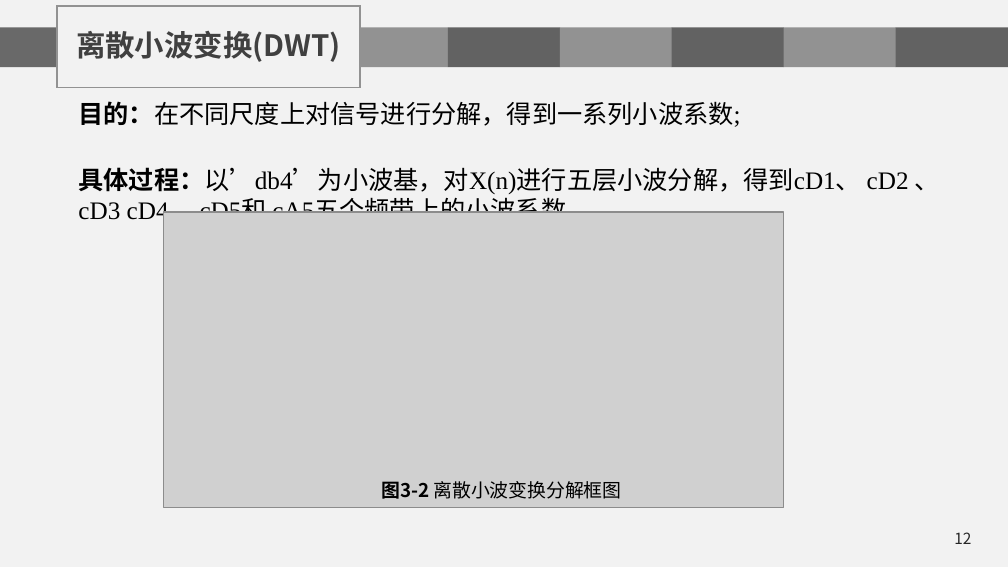
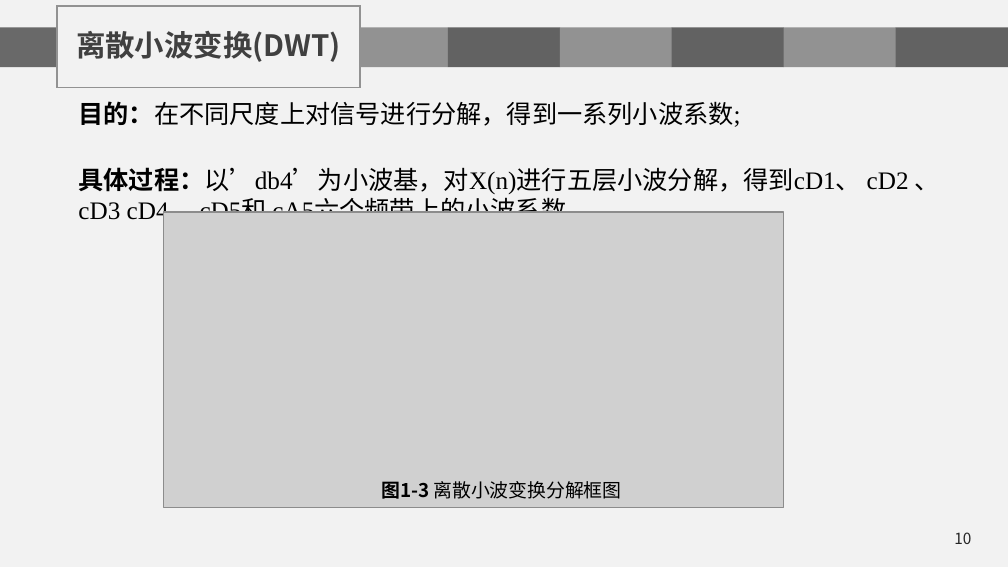
Before and after one commit to chenshuaihua/Graduate, a slide deck: slide 10 of 毕设文件/陈帅华-2016014016-自实1601-中期答辩.pptx (slide 12 before the commit). Drawn at 1008x567 pixels with LibreOffice and Linux fonts; fonts in the diff are those of the drawing; grey boxes stand for pictures; background and template pictures are left out. Boxes give left, top, right and bottom in pixels: in the first picture for what was removed or moved away, otherwise in the second. Text is boxed around its words. In the diff, an @@ line names an element or a change of style, - is before the commit and + after.

```diff
--- a/毕设文件/陈帅华-2016014016-自实1601-中期答辩.pptx
+++ b/毕设文件/陈帅华-2016014016-自实1601-中期答辩.pptx
@@ text at box(78, 167, 940, 225): text changed @@
-具体过程：以’db4’为小波基，对X(n)进行五层小波分解，得到cD1、 cD2 、cD3 cD4、 cD5和 cA5五个频带上的小波系数
+具体过程：以’db4’为小波基，对X(n)进行五层小波分解，得到cD1、 cD2 、cD3 cD4、 cD5和 cA5六个频带上的小波系数
@@ text at box(381, 481, 622, 499): text changed @@
-图3-2 离散小波变换分解框图
+图1-3 离散小波变换分解框图
@@ page number at box(954, 532, 971, 544): text changed @@
-12
+10
```
Also in this commit, not shown: 24 other slides changed, 2 slides added, 24 slides removed, 1 other file.
